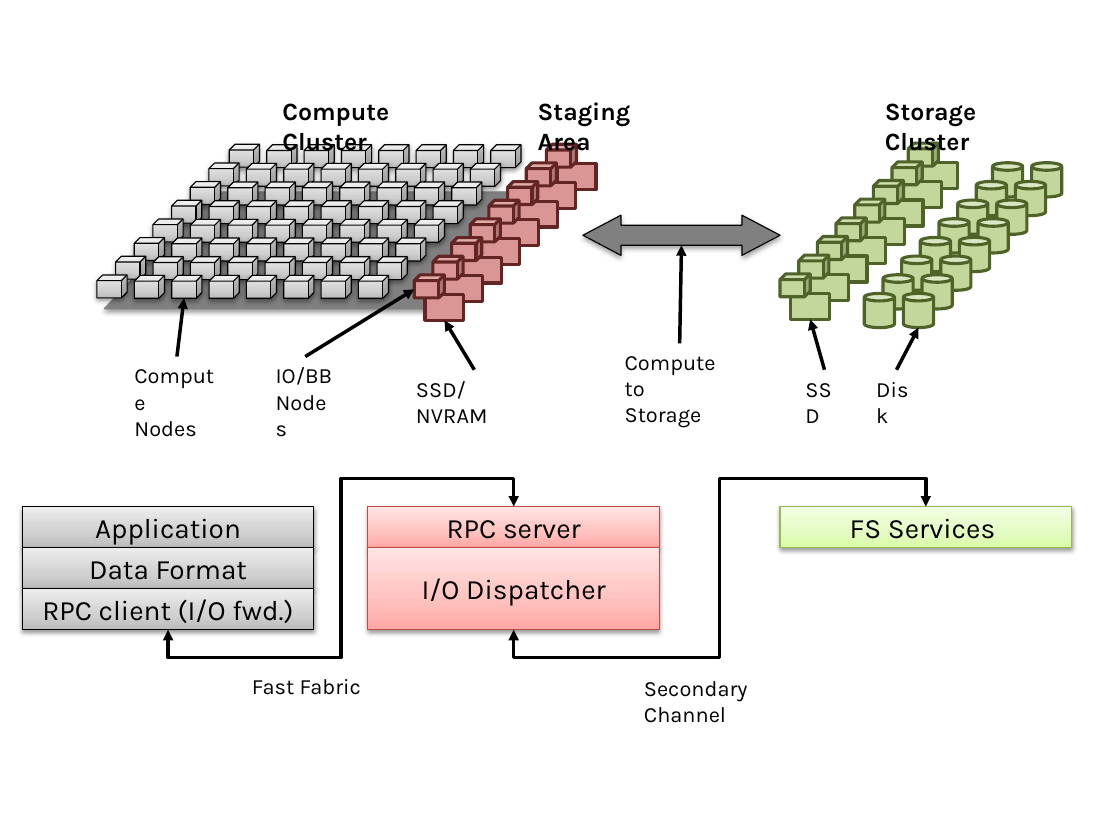
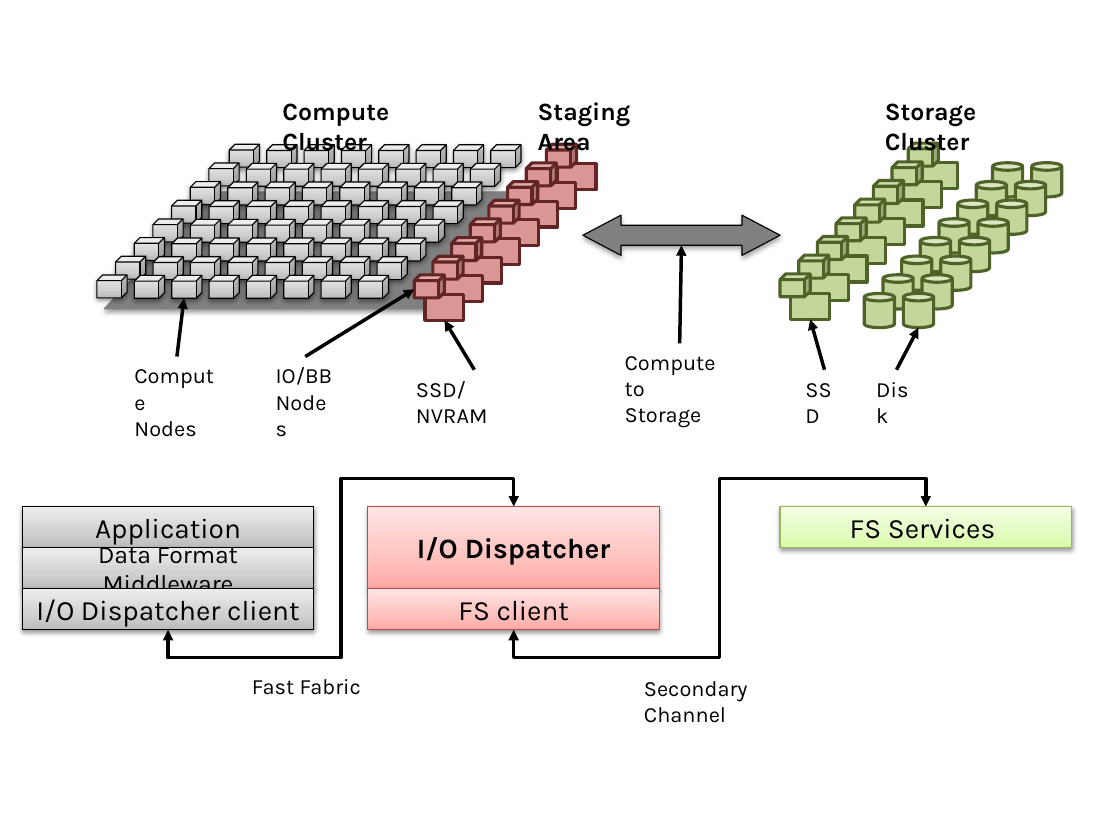
Before and after one commit to ivotron/ivotron.github.io, a slide deck: slide 9 of images/diagrams/2013-10-22-exascale.pptx (slide 8 before the commit). Drawn at 1120x840 pixels with LibreOffice and Linux fonts; fonts in the diff are those of the drawing. Boxes give left, top, right and bottom in pixels: in the first picture for what was removed or moved away, otherwise in the second. Text is boxed around its words. In the diff, an @@ line names an element or a change of style, - is before the commit and + after.

```diff
--- a/images/diagrams/2013-10-22-exascale.pptx
+++ b/images/diagrams/2013-10-22-exascale.pptx
@@ rectangle "I/O Dispatcher": place and size @@
-rectangle "I/O Dispatcher" at [368, 548, 660, 629]
+rectangle "I/O Dispatcher" at [368, 506, 660, 588]
@@ rectangle "I/O Dispatcher" at [368, 506, 660, 588]: bold on @@
@@ rectangle removed at [368, 506, 660, 548] @@
-RPC server
@@ text in rectangle at [98, 540, 238, 589]: text changed; size 18 to 16 pt @@
-Data Format
+Data Format Middleware
@@ text in rectangle at [36, 599, 299, 626]: text changed @@
-RPC client (I/O fwd.)
+I/O Dispatcher client
@@ rectangle added at [368, 589, 660, 631], fill gradient #FFA6A5 to #FFC0BF to #FFE7E7, outline #BF4C48 0.75 pt, 18 pt, text #000000 @@
+FS client
```
Also in this commit, not shown: 11 other slides changed, 16 slides added, 29 other files.
